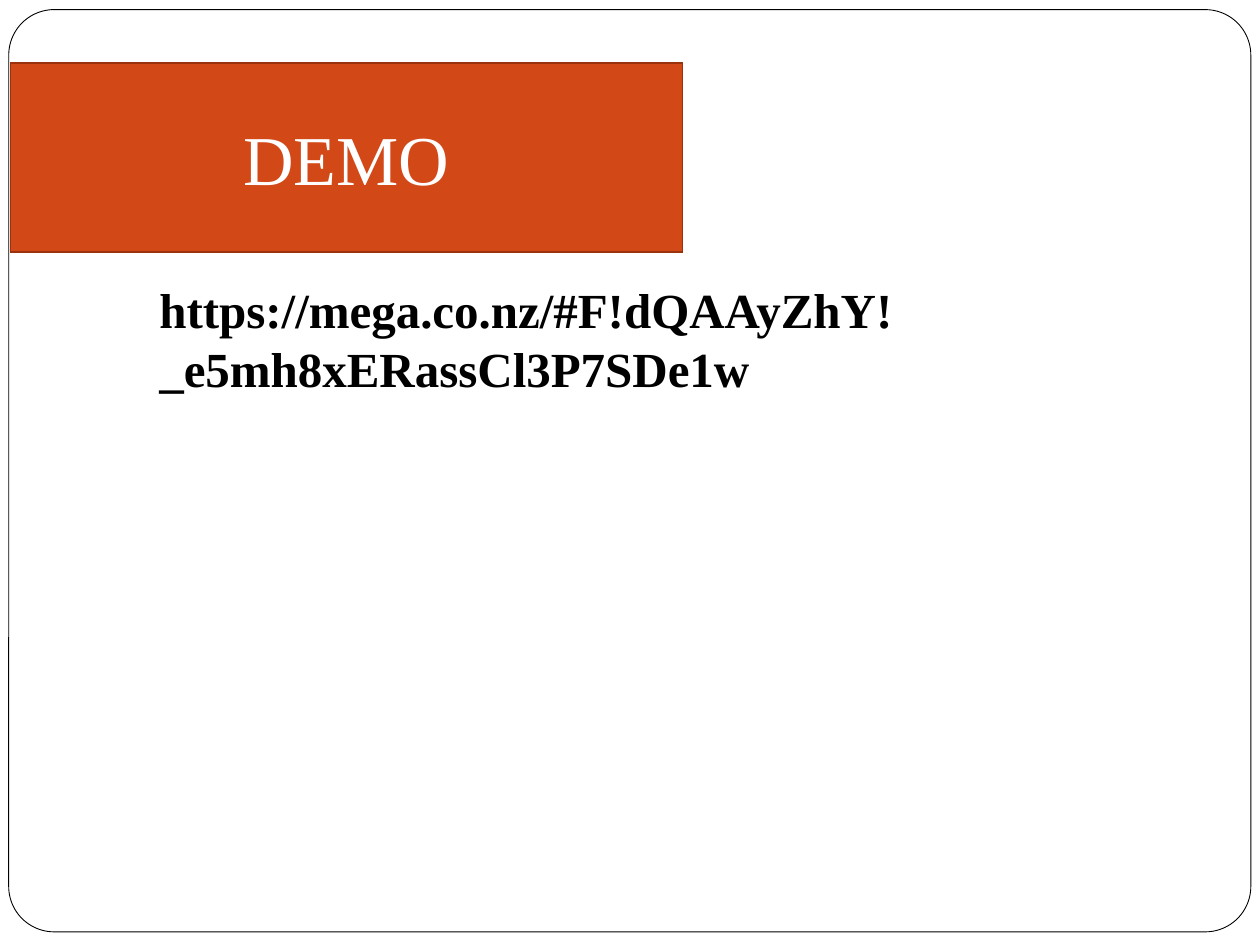
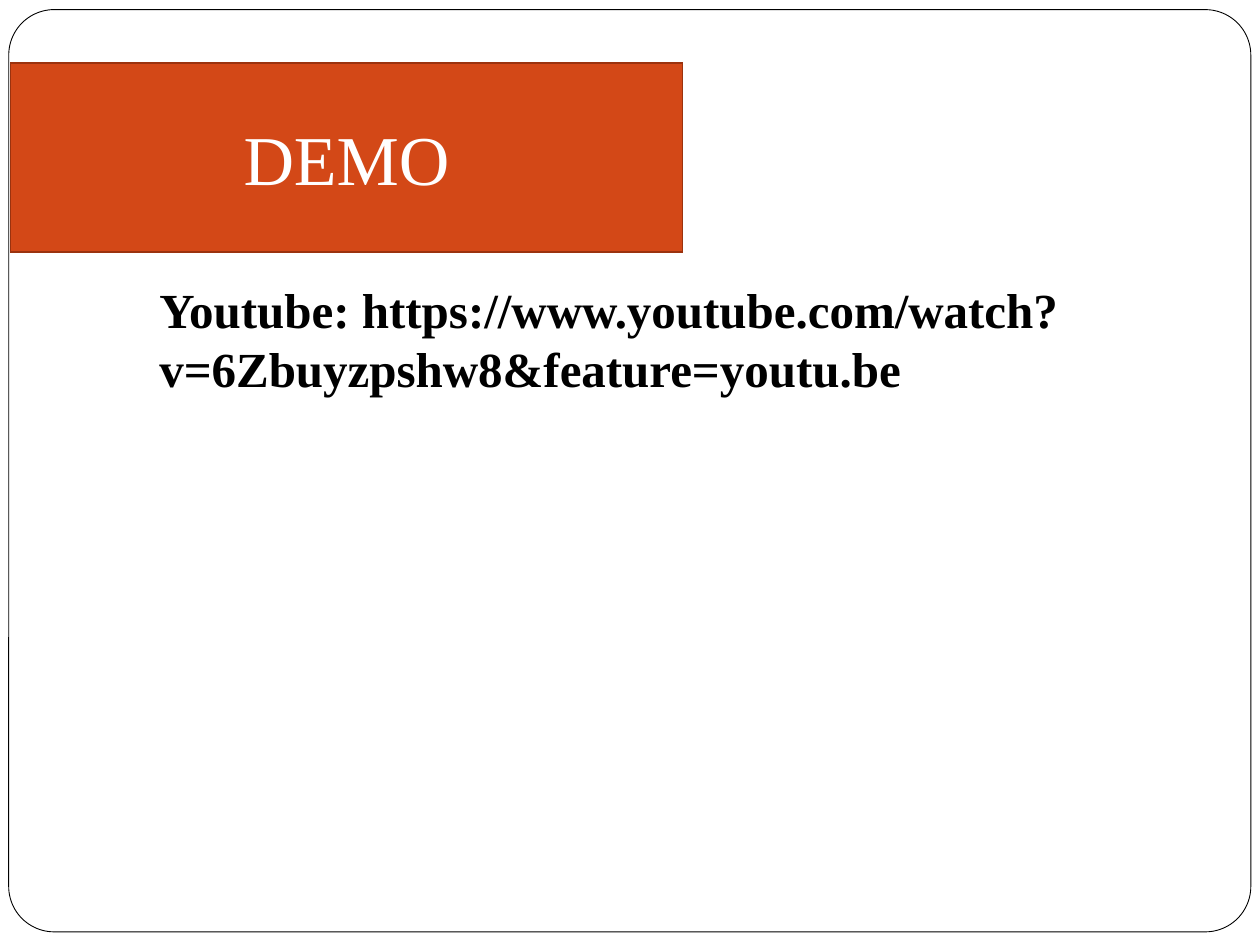
Before and after one commit to zatcsc/group5.k57ca, a slide deck: slide 26 of Final Report/Group5.K57CA.ppt. Drawn at 1260x945 pixels with LibreOffice and Linux fonts; fonts in the diff are those of the drawing. Boxes give left, top, right and bottom in pixels: in the first picture for what was removed or moved away, otherwise in the second. Text is boxed around its words. In the diff, an @@ line names an element or a change of style, - is before the commit and + after.

Commit message:
Fixed demo link

```diff
--- a/Final Report/Group5.K57CA.ppt
+++ b/Final Report/Group5.K57CA.ppt
@@ text at [159,294,1058,397]: text changed @@
-https://mega.co.nz/#F!dQAAyZhY!_e5mh8xERassCl3P7SDe1w
+Youtube: https://www.youtube.com/watch?v=6Zbuyzpshw8&feature=youtu.be
```
